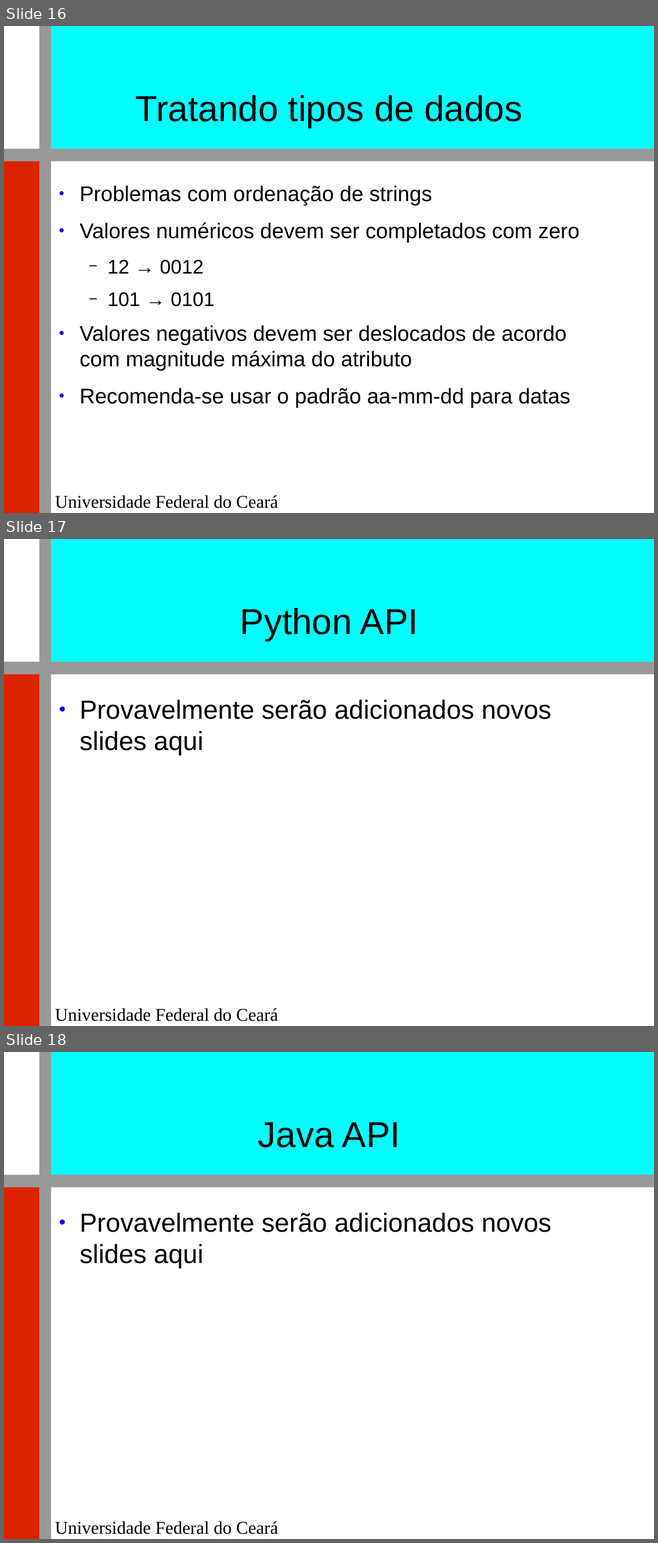
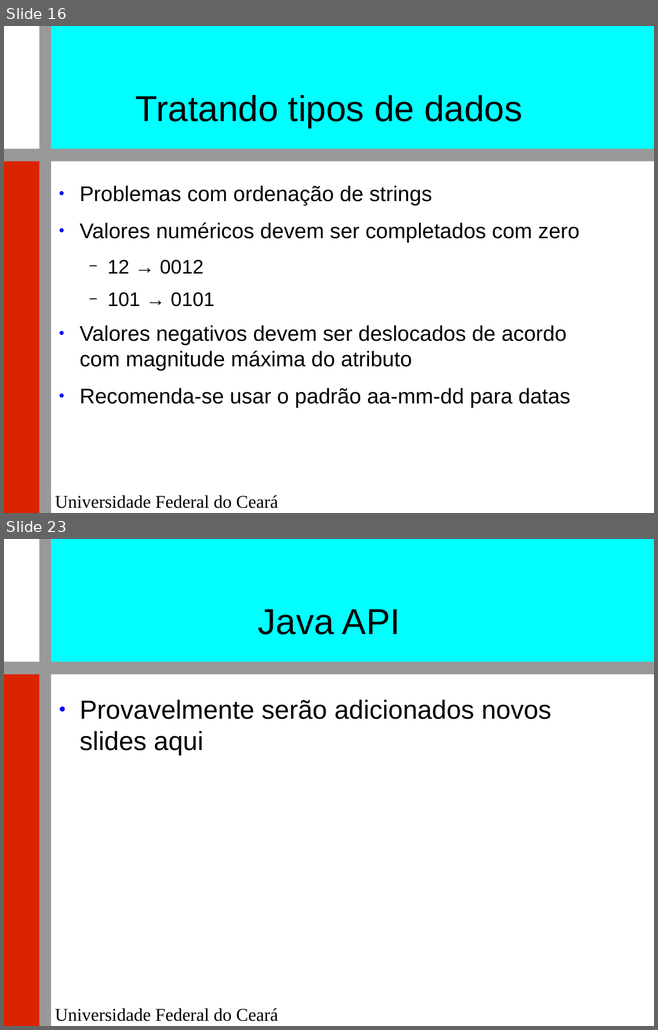
Before and after one commit to renatocjn/NoSQL_TF, a slide deck: Apresentação.odp. Shown one above the other, each under a label of ours: slides 16, 17 and 18 before the commit, slides 16 and 23 after it; the slides between them are not shown. The pictures are 658x1543 and 658x1030 pixels, drawn with LibreOffice and Linux fonts; fonts in the diff are those of the drawing; background and template pictures are left out. Boxes give left, top, right and bottom in pixels: in the first picture for what was removed or moved away, otherwise in the second. Text is boxed around its words. In the diff, an @@ line names an element or a change of style, - is before the commit and + after.

Commit message:
python api

```diff
--- a/Apresentação.odp
+++ b/Apresentação.odp
@@ slide 17 removed at <box>4,539,654,1026</box>, background #FFFFFF; not listed: 5 template elements that a slide beside it also shows @@
@@ title removed at <box>240,608,418,641</box> @@
-Python API
@@ text removed at <box>79,700,551,755</box> @@
-● Provavelmente serão adicionados novos slides aqui
@@ what was slide 18 is now slide 23 @@
```
Also in this commit, not shown: 6 slides added.
